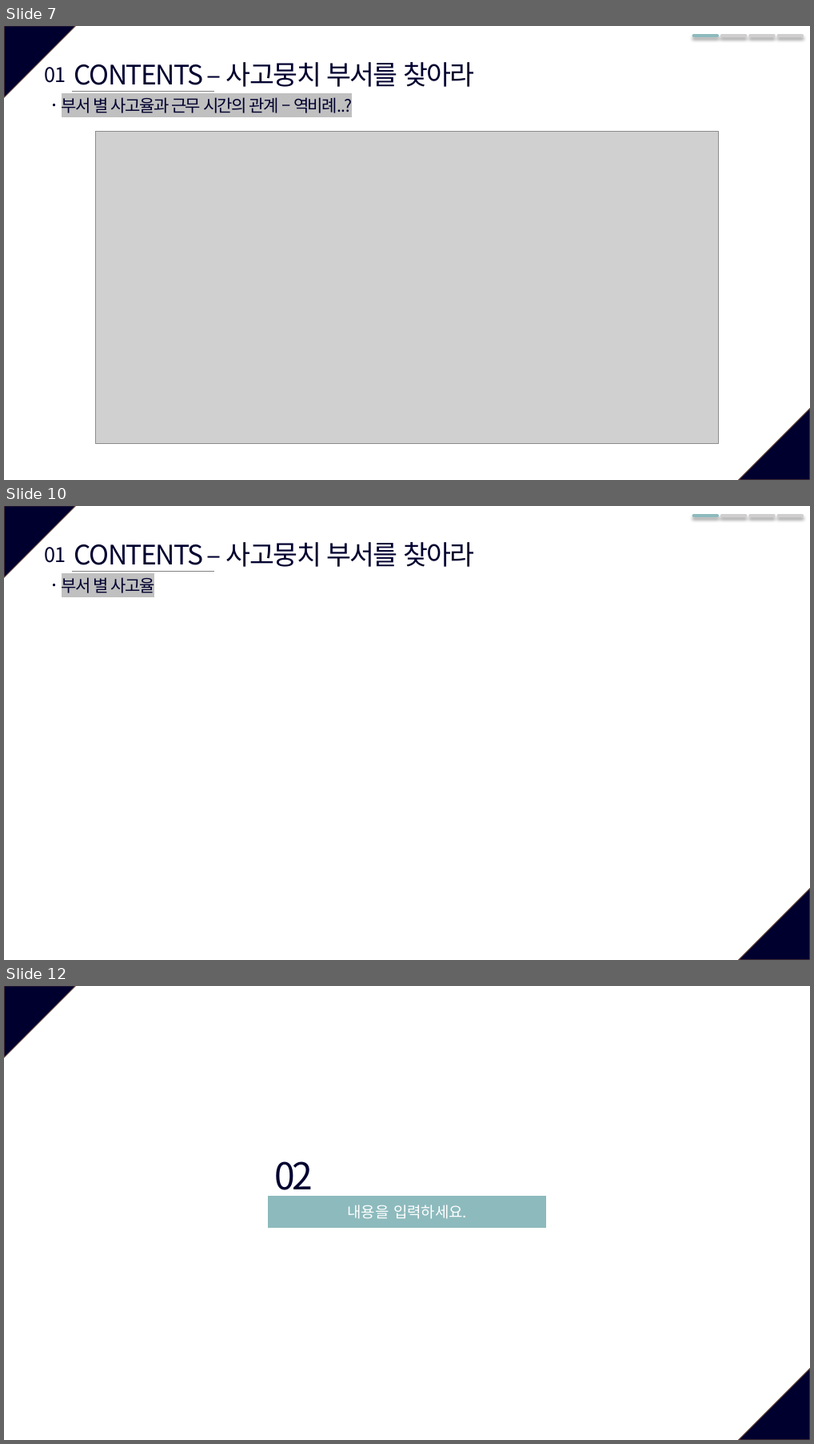
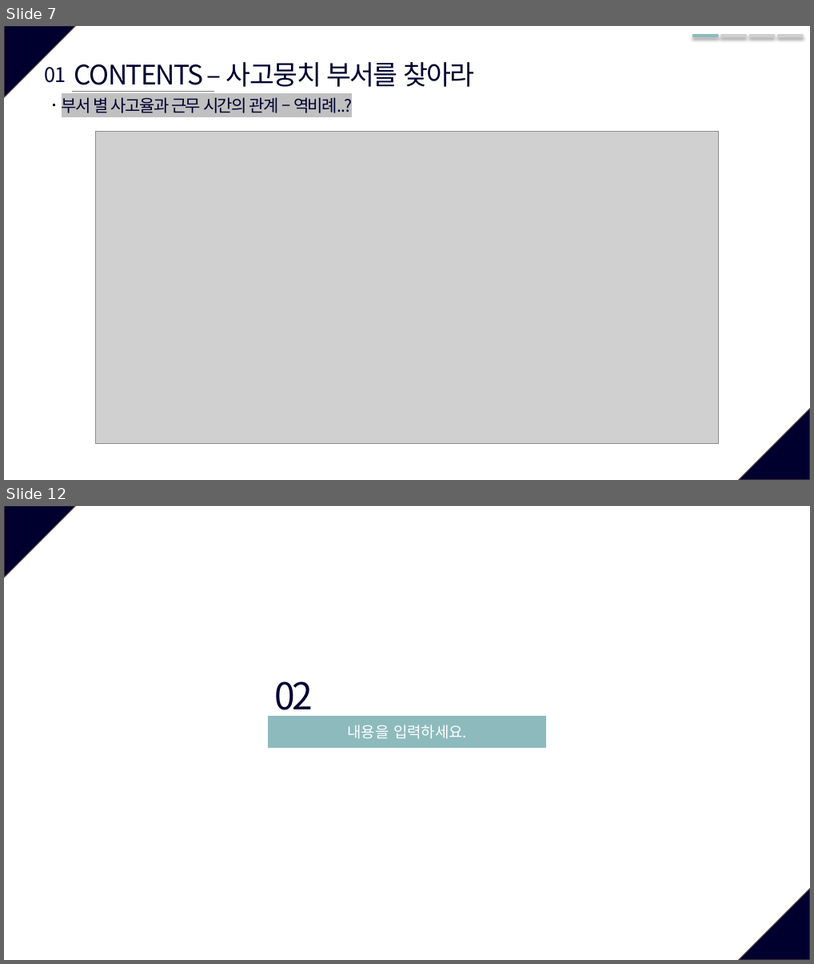
Before and after one commit to JxxHxxx/Ubion-Mini-Project-HR-Analysis, a slide deck: 데이터분석은위대하다.pptx. Shown one above the other, each under a label of ours: slides 7, 10 and 12 before the commit, slides 7 and 12 after it; the slides between them are not shown. The pictures are 814x1444 and 814x964 pixels, drawn with LibreOffice and Linux fonts; fonts in the diff are those of the drawing; grey boxes stand for pictures. Boxes give left, top, right and bottom in pixels: in the first picture for what was removed or moved away, otherwise in the second. Text is boxed around its words. In the diff, an @@ line names an element or a change of style, - is before the commit and + after.

```diff
--- a/데이터분석은위대하다.pptx
+++ b/데이터분석은위대하다.pptx
@@ slide 10 removed at (4, 506, 810, 960), background #FFFFFF; not listed: 2 template elements that a slide beside it also shows @@
@@ line removed from (694, 516) to (718, 516) @@
@@ line removed from (722, 516) to (746, 516) @@
@@ line removed from (750, 516) to (774, 516) @@
@@ line removed from (779, 516) to (802, 516) @@
@@ text removed at (45, 547, 66, 563) @@
-01.
@@ text removed at (74, 542, 475, 572) @@
-CONTENTS – 사고뭉치 부서를 찾아라
@@ text removed at (62, 576, 155, 596) @@
-부서 별 사고율
@@ line removed from (72, 572) to (214, 572) @@
```
Also in this commit, not shown: 2 slides changed, 2 slides added, 1 other slide removed.
